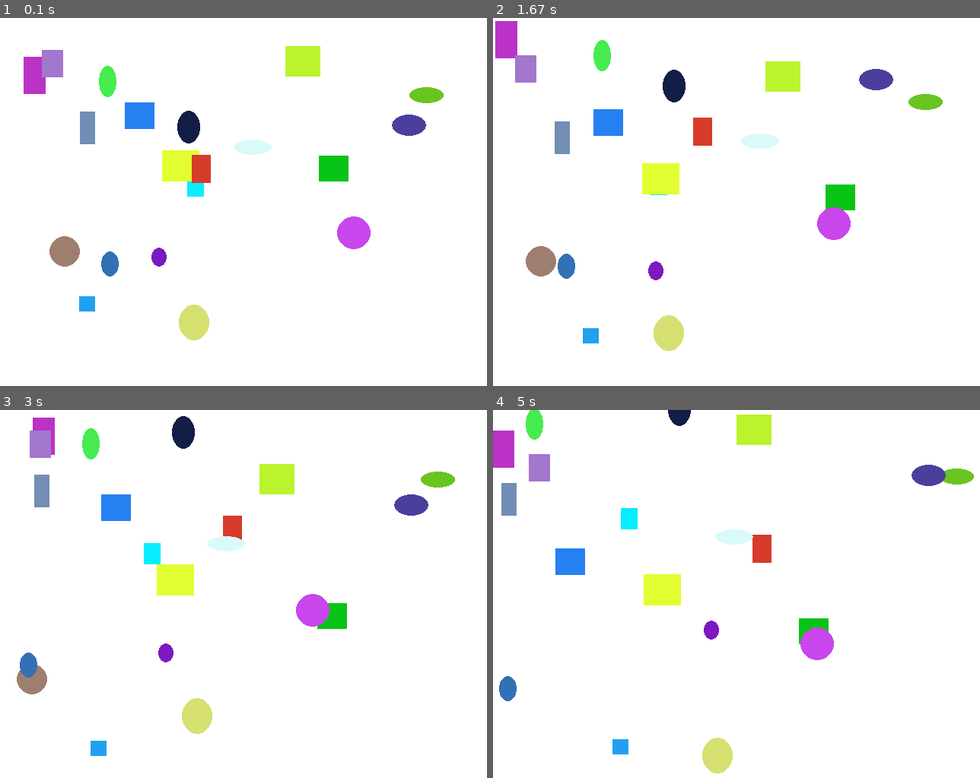
Above: before the commit, frames 1-4 (two rows, left to right).
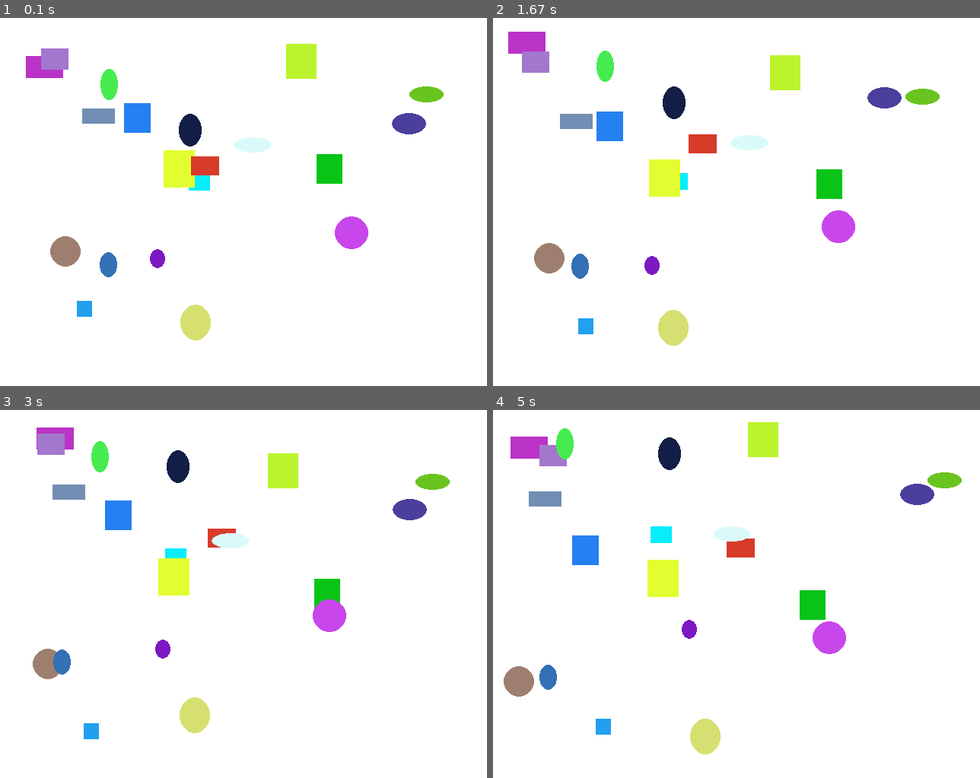
Above: after the commit, the same moments.

Repository: eneukirchner/python-course-1
Game: pygame game, started from pygame-classes-example.py
Two runs of this game, one before a commit and one after it. Both use one fixed random seed, a clock stepped at 60 frames per second and the inputs below.
Inputs:
- Up to frame 1 (0.1 s): no input
- Up to frame 2 (1.67 s): no input
- Up to frame 3 (3 s): no input
- Up to frame 4 (5 s): no input

The runs differ from the first frame. In frame 1, 2.4% of the frame differs, in the area x 4-92%, y 7-88%; in frame 2, 6.1%; in frame 3, 6.4%; in frame 4, 9.2%, in the area x 0-99%, y 0-99%.

Commit message:
minor bug fixes

Diff:
--- a/pygame-classes-example.py
+++ b/pygame-classes-example.py
@@ -14,21 +14,30 @@
 GREEN = (0, 255, 0)
 RED = (255, 0, 0)
 
+# Screen size
+SIZEX = 700;
+SIZEY = 500
+
 class Rectangle():
     """
     Rechteck-Klasse mit Farbe, Ort (x, y), Breite und Hoehe
     """
-    def __init__(self, color, x, y, h, w):
+    def __init__(self, color, x, y, w, h):
         self.color = color
         self.x = x
         self.y = y
+        self.w = w
         self.h = h
-        self.w = w
 
     def draw(self, screen):
         pygame.draw.rect(screen, self.color, [self.x, self.y, self.h, self.w])
 
     def move(self, delta_x, delta_y):
+        if self.x + delta_x >= SIZEX - self.w or self.x + delta_x <= 0:
+            delta_x *= -1
+        if self.y + delta_y >= SIZEY -self.h or self.y + delta_y <= 0:
+            delta_y *= -1
+
         self.x += delta_x
         self.y += delta_y
 
@@ -38,7 +47,7 @@
     """
 
     def draw(self, screen):
-        pygame.draw.ellipse(screen, self.color, [self.x, self.y, self.h, self.w])
+        pygame.draw.ellipse(screen, self.color, [self.x, self.y, self.w, self.h])
 
 
 def main():
@@ -67,7 +76,7 @@
     pygame.init()
 
     # Set the width and height of the screen [width, height]
-    size = (700, 500)
+    size = (SIZEX, SIZEY)
     screen = pygame.display.set_mode(size)
 
     pygame.display.set_caption("Pygame Example")
@@ -97,8 +106,8 @@
         screen.fill(WHITE)
         for obj in my_list:
             obj.draw(screen)
-            dx = randint(-5, 5)
-            dy = randint(-5, 5)
+            dx = randint(-3, 3)
+            dy = randint(-3, 3)
             obj.move(dx, dy)
         # --- Drawing code should go here
 
